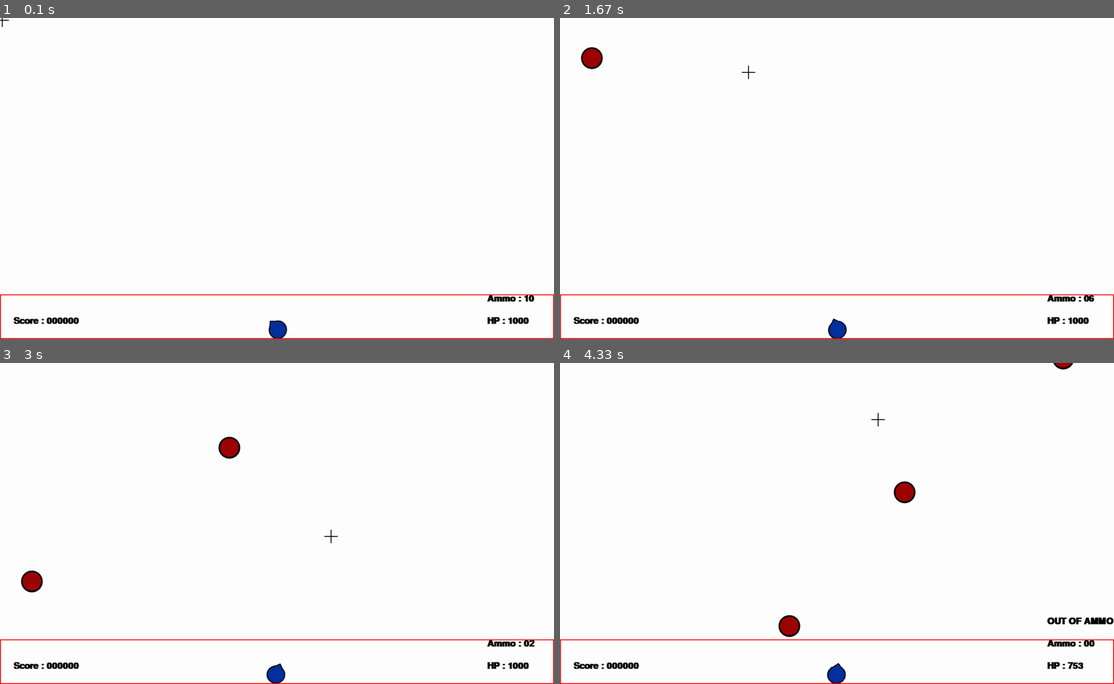
Above: before the commit, frames 1-4 (two rows, left to right).
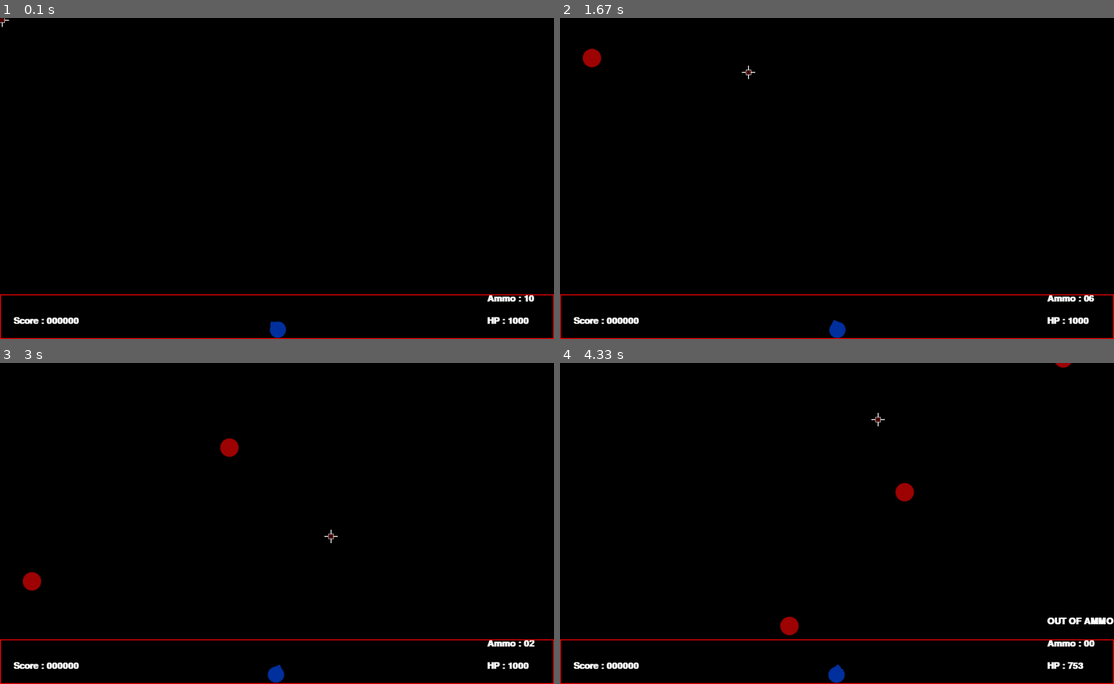
Above: after the commit, the same moments.

Repository: fanagiannis/DECK-COMMANDER
Game: pygame game, started from Game.py
The game is run twice, just before and just after one commit, with the same random seed, the same clock (stepped at 60 frames per second) and the same inputs.
Inputs (mouse positions are in pixels of both pictures, inside the frame that each line leads up to):
- Up to frame 1 (0.1 s): no input
- Up to frame 2 (1.67 s): click (837, 178) at 0.38 s; click (1030, 217) at 0.72 s; click (626, 75) at 1.05 s; click (748, 72) at 1.38 s
- Up to frame 3 (3 s): press the mouse at (33, 411) at 1.7 s; move the mouse to (155, 526) at 1.8 s; release the mouse at (282, 642) at 1.93 s; press the mouse at (33, 456) at 2.03 s; move the mouse to (227, 507) at 2.13 s; release the mouse at (426, 558) at 2.27 s; press the mouse at (33, 501) at 2.37 s; move the mouse to (171, 481) at 2.47 s; release the mouse at (310, 459) at 2.6 s; press the mouse at (227, 411) at 2.7 s; move the mouse to (282, 472) at 2.8 s; release the mouse at (332, 536) at 2.93 s
- Up to frame 4 (4.33 s): click (914, 494) at 3.05 s; press the mouse at (903, 369) at 3.37 s; move the mouse to (781, 436) at 3.47 s; release the mouse at (654, 501) at 3.6 s; click (1036, 423) at 3.72 s; tap F at 4.07 s; click (875, 420) at 4.08 s

The runs differ from the first frame. In frame 1, 99% of the frame differs, in the area x 0-100%, y 0-100%; in frame 2, 99%; in frame 3, 99%; in frame 4, 99%.

Commit message:
assets edit

Diff:
--- a/Constants.py
+++ b/Constants.py
@@ -12,6 +12,7 @@
 LINK_ASSETS_TARGET=LINK_ASSETS_BASE+"\\Enemy.png"
 LINK_ASSETS_REPAIR=LINK_ASSETS_BASE+"\\Repair.png"
 LINK_ASSETS_ROCKET=LINK_ASSETS_BASE+"\\Rocket.png"
+LINK_ASSETS_BACKGROUND="assets\\background.png"
 
    #+++++DISPLAY+++++
 
--- a/Game.py
+++ b/Game.py
@@ -36,6 +36,10 @@
     DISPLAY_WINDOW.blit(display_text,text_pos)
     pass
 
+def background(image):
+    background=pygame.image.load(image)
+    DISPLAY_WINDOW.blit(background,(0,0))
+
 def game_init():
     pygame.mouse.set_visible(False)
 
@@ -55,19 +59,19 @@
         Target_spawn.group.draw(DISPLAY_WINDOW)
     else:
         Target_spawn.group.empty()
-        message(game_over_message_text,COLOR_BLACK,game_over_message_pos)
+        message(game_over_message_text,COLOR_WHITE,game_over_message_pos)
 
     DISPLAY_WINDOW.blit(ADS.image,ADS.rect) #Aim Spawn
     DISPLAY_WINDOW.blit(P.image_rotated,P.rect_rotated) #PlayerSpawn
 
-    message(score_message_text,COLOR_BLACK,score_message_pos)
-    message(lives_message_text,COLOR_BLACK,lives_message_pos)
-    message(ammo_message_text,COLOR_BLACK,ammo_message_pos)
+    message(score_message_text,COLOR_WHITE,score_message_pos)
+    message(lives_message_text,COLOR_WHITE,lives_message_pos)
+    message(ammo_message_text,COLOR_WHITE,ammo_message_pos)
 
     #RELOAD
 
     if P.ammo<1:
-        message(ammo_no_message_text,COLOR_BLACK,ammo_no_message_pos)
+        message(ammo_no_message_text,COLOR_WHITE,ammo_no_message_pos)
 
     #PLAYER HP
 
@@ -128,7 +132,8 @@
 
 while True:
 
-    DISPLAY_WINDOW.fill(COLOR_WHITE)
+    #DISPLAY_WINDOW.fill(LINK_ASSETS_BACKGROUND)
+    background(LINK_ASSETS_BACKGROUND)
 
     for event in pygame.event.get():
         eventhandler()
Binary file changed: assets/AimBig.png
